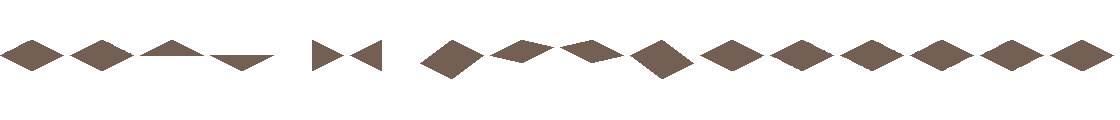
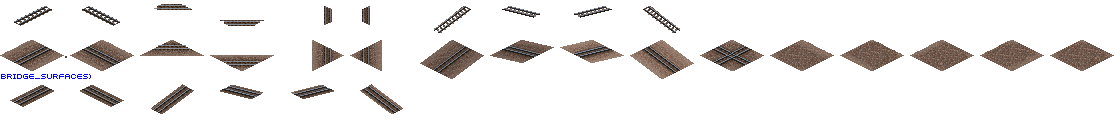
Before/after of a 1120 × 120 layered artwork. What changed in the layer stack:
showed "Slope Shade", opacity 20% → 12% over <box>420,40,554,79</box>
showed group "1435/1372" (10 layers) over <box>0,4,1036,114</box>
painted on "Wooden Sleepers Overlap (Diesel stain)" over <box>13,86,401,113</box>
showed "Slope Light", opacity 20% → 15%, blend hard light → screen, moved it above "Shink Ballast", painted on it over <box>291,40,694,114</box>
showed "White" over <box>0,30,1114,91</box>
renamed "Layer 2" to "Texture", showed it, painted on it over <box>0,28,1114,114</box>
painted on "Ballast Base" over <box>10,57,1111,114</box>
showed "Grid" over <box>0,4,1114,114</box>
